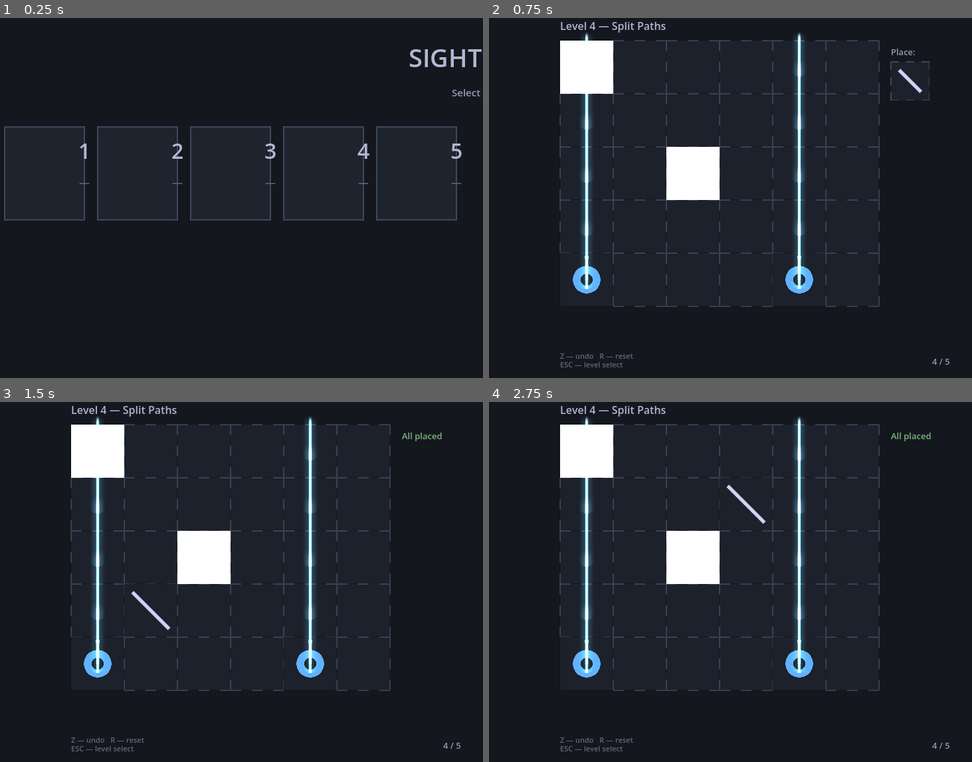
Above: before the commit, frames 1-4 (two rows, left to right).
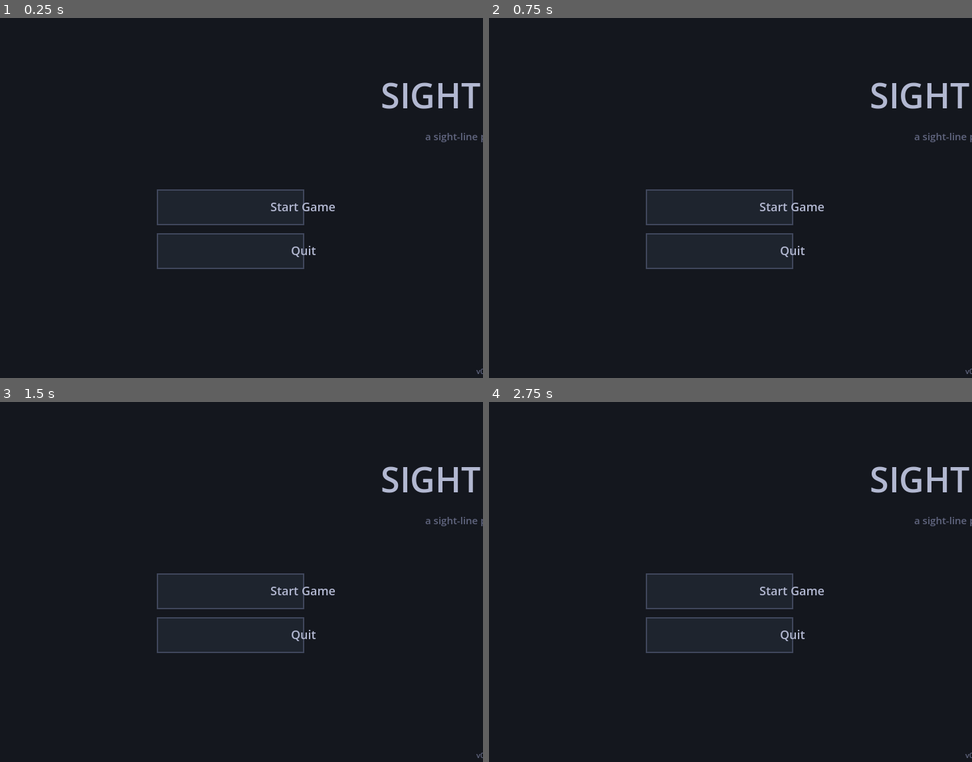
Above: after the commit, the same moments.

Repository: clusterrace/first-puzzle-game
Game: Godot game, scene res://scenes/MainMenu.tscn
The game is run twice, just before and just after one commit, with the same random seed, the same clock (stepped at 60 frames per second) and the same inputs. Before the commit the project starts from res://scenes/LevelSelect.tscn. Sound files missing from this copy of the repository are replaced by a short silence.
Inputs (mouse positions are in pixels of both pictures, inside the frame that each line leads up to):
- Up to frame 1 (0.25 s): no input
- Up to frame 2 (0.75 s): tap Enter at 0.5 s; move the mouse to (831, 169) at 0.52 s; tap Z at 0.6 s; click (831, 169) at 0.67 s
- Up to frame 3 (1.5 s): tap Space at 1.25 s; move the mouse to (130, 589) at 1.27 s; tap R at 1.35 s; click (130, 589) at 1.42 s
- Up to frame 4 (2.75 s): tap Enter at 2 s; move the mouse to (769, 484) at 2.02 s; tap Z at 2.1 s; click (769, 484) at 2.17 s

The runs differ from the first frame. In frame 1, 3.3% of the frame differs, in the area x 0-100%, y 8-99%; in frame 2, 10%; in frame 3, 10%; in frame 4, 10%, in the area x 14-100%, y 1-99%.

Commit message:
Add main menu scene and scene transition system (KAMA-30)
- scripts/SceneTransition.gd: CanvasLayer autoload — fade-to-black /
  scene-swap / fade-from-black via Tween. Registered in project.godot.
- scripts/MainMenuScreen.gd: pure _draw() main menu matching existing
  LevelSelectScreen conventions; Start Game (→ LevelSelect via
  SceneTransition) and Quit buttons with hover states.
- scenes/MainMenu.tscn: minimal Node2D scene wiring MainMenuScreen.gd.
- project.godot: main scene updated to MainMenu.tscn; SceneTransition
  registered as autoload alongside AudioManager / SaveManager / LevelManager.

Co-Authored-By: Paperclip <noreply@paperclip.ing>

Diff:
--- a/project.godot
+++ b/project.godot
@@ -7,7 +7,7 @@
 [application]
 
 config/name="Sight Lines"
-run/main_scene="res://scenes/LevelSelect.tscn"
+run/main_scene="res://scenes/MainMenu.tscn"
 config/features=PackedStringArray("4.6", "GL Compatibility")
 config/icon="res://icon.svg"
 
@@ -16,6 +16,7 @@
 AudioManager="*res://scripts/AudioManager.gd"
 SaveManager="*res://scripts/save/SaveManager.gd"
 LevelManager="*res://scripts/LevelManager.gd"
+SceneTransition="*res://scripts/SceneTransition.gd"
 
 [display]
 
--- /dev/null
+++ b/scenes/MainMenu.tscn
@@ -0,0 +1,6 @@
+[gd_scene load_steps=2 format=3 uid="uid://mainmenu001"]
+
+[ext_resource type="Script" path="res://scripts/MainMenuScreen.gd" id="1_menu"]
+
+[node name="MainMenu" type="Node2D"]
+script = ExtResource("1_menu")
--- a/scripts/AudioManager.gd
+++ b/scripts/AudioManager.gd
@@ -14,6 +14,7 @@
 var bus_master: int     = AudioServer.get_bus_index("Master")
 var bus_ui: int         = AudioServer.get_bus_index("UI")
 var bus_ambient: int    = AudioServer.get_bus_index("Ambient SFX")
+var bus_music: int      = AudioServer.get_bus_index("Music")
 
 # ── SFX Library (paths mapped to audio asset IDs) ─────────────────────────────
 var sfx_library: Dictionary = {
@@ -48,6 +49,9 @@
 var ducking_state: Dictionary = {}  # {bus_name: {target_db, fade_ms, start_time}}
 var is_in_win_state: bool = false
 
+# ── Music Player ──────────────────────────────────────────────────────────────
+var music_player: AudioStreamPlayer = null
+
 # ── Init ──────────────────────────────────────────────────────────────────────
 func _ready() -> void:
 	# Initialize active voice tracking
@@ -56,6 +60,9 @@
 
 	# Verify buses exist; create if missing
 	_ensure_buses()
+
+	# Create music player
+	_create_music_player()
 
 # ── Main API: Play SFX ────────────────────────────────────────────────────────
 func play_sfx(sfx_id: String, bus: String = "UI", volume_db: float = 0.0, pitch_scale: float = 1.0) -> void:
@@ -153,6 +160,7 @@
 		"Master": 0.0,
 		"UI": -8.0,
 		"Ambient SFX": -14.0,
+		"Music": -12.0,
 	}.get(bus_name, 0.0)
 
 	duck_bus(bus_name, nominal_db, fade_ms)
@@ -162,9 +170,10 @@
 	"""Call when puzzle is solved and win overlay appears."""
 	is_in_win_state = true
 
-	# Duck ambient SFX and UI to highlight win sound
+	# Duck background audio to highlight win sound
 	duck_bus("Ambient SFX", -20.0, 200)
 	duck_bus("UI", -11.0, 200)
+	duck_bus("Music", -20.0, 200)
 
 	# Play win sound
 	play_sfx("win", "Master", -4.0)
@@ -176,6 +185,7 @@
 	# Restore ducked buses
 	unduck_bus("Ambient SFX", 300)
 	unduck_bus("UI", 300)
+	unduck_bus("Music", 300)
 
 # ── Event Triggers (called from Game.gd) ──────────────────────────────────────
 func evt_piece_placed() -> void:
@@ -224,6 +234,35 @@
 	# Uncomment to enable; currently commented as optional
 	# play_sfx("hover", "UI", -16.0)
 	pass
+
+# ── Music Control (ambient loop) ──────────────────────────────────────────────
+func _create_music_player() -> void:
+	"""Create and configure the music player for ambient loop."""
+	if music_player:
+		music_player.queue_free()
+
+	music_player = AudioStreamPlayer.new()
+	music_player.bus = "Music"
+	music_player.volume_db = -12.0
+	music_player.stream = load("res://audio/music/ambient_loop.ogg")
+	add_child(music_player)
+
+func evt_music_start() -> void:
+	"""Start ambient music loop."""
+	if not music_player:
+		_create_music_player()
+
+	if music_player and not music_player.playing:
+		music_player.play()
+		print("AudioManager: Ambient music loop started")
+
+func evt_music_stop() -> void:
+	"""Stop ambient music loop with fade-out."""
+	if music_player and music_player.playing:
+		var tween = create_tween()
+		tween.tween_property(music_player, "volume_db", -80.0, 0.5)
+		tween.tween_callback(func(): if music_player: music_player.stop())
+		print("AudioManager: Ambient music loop stopped")
 
 # ── Bus Maintenance ──────────────────────────────────────────────────────────
 func _ensure_buses() -> void:
@@ -232,11 +271,19 @@
 		var new_bus: int = AudioServer.get_bus_count()
 		AudioServer.add_bus(new_bus)
 		AudioServer.set_bus_name(new_bus, "UI")
+		AudioServer.set_bus_volume_db(new_bus, -8.0)
 
 	if AudioServer.get_bus_index("Ambient SFX") == -1:
 		var new_bus: int = AudioServer.get_bus_count()
 		AudioServer.add_bus(new_bus)
 		AudioServer.set_bus_name(new_bus, "Ambient SFX")
+		AudioServer.set_bus_volume_db(new_bus, -14.0)
+
+	if AudioServer.get_bus_index("Music") == -1:
+		var new_bus: int = AudioServer.get_bus_count()
+		AudioServer.add_bus(new_bus)
+		AudioServer.set_bus_name(new_bus, "Music")
+		AudioServer.set_bus_volume_db(new_bus, -12.0)
 
 # ── Update Loop (for bus ducking automation) ──────────────────────────────────
 func _process(_delta: float) -> void:
--- /dev/null
+++ b/scripts/MainMenuScreen.gd
@@ -0,0 +1,104 @@
+# MainMenuScreen.gd — Sight Lines main menu (KAMA-30).
+#
+# Drawn entirely via _draw(), matching LevelSelectScreen conventions.
+# Zero Control nodes; layout is computed from viewport dimensions.
+# Buttons: Start Game (→ LevelSelect via SceneTransition) and Quit.
+extends Node2D
+
+# ── Layout ────────────────────────────────────────────────────────────────────
+const VIEWPORT_W : float = 760.0
+const VIEWPORT_H : float = 580.0
+
+const BTN_W : float = 220.0
+const BTN_H : float = 52.0
+
+# ── Colours ───────────────────────────────────────────────────────────────────
+const C_BG     := Color(0.08, 0.09, 0.12)
+const C_CARD   := Color(0.12, 0.14, 0.18)
+const C_HOVER  := Color(0.17, 0.20, 0.25)
+const C_BORDER := Color(0.25, 0.28, 0.36)
+const C_TITLE  := Color(0.70, 0.72, 0.82)
+const C_LABEL  := Color(0.58, 0.60, 0.70)
+const C_DIM    := Color(0.38, 0.40, 0.50)
+
+# ── State ─────────────────────────────────────────────────────────────────────
+var _hover_btn : int = -1   # 0 = Start Game, 1 = Quit; -1 = none
+var _font      : Font
+
+
+# ── Lifecycle ─────────────────────────────────────────────────────────────────
+
+func _ready() -> void:
+	_font = ThemeDB.fallback_font
+
+
+# ── Helpers ───────────────────────────────────────────────────────────────────
+
+func _btn_rect(idx: int) -> Rect2:
+	var bx := (VIEWPORT_W - BTN_W) / 2.0
+	var by := 295.0 + idx * (BTN_H + 14.0)
+	return Rect2(bx, by, BTN_W, BTN_H)
+
+
+# ── Input ─────────────────────────────────────────────────────────────────────
+
+func _input(event: InputEvent) -> void:
+	if event is InputEventMouseMotion:
+		var new_hover := -1
+		for i: int in range(2):
+			if _btn_rect(i).has_point(event.position):
+				new_hover = i
+				break
+		if new_hover != _hover_btn:
+			_hover_btn = new_hover
+			queue_redraw()
+
+	if event is InputEventMouseButton \
+			and event.pressed \
+			and event.button_index == MOUSE_BUTTON_LEFT:
+		for i: int in range(2):
+			if _btn_rect(i).has_point(event.position):
+				_on_btn_pressed(i)
+				return
+
+
+func _on_btn_pressed(idx: int) -> void:
+	match idx:
+		0: SceneTransition.change_scene("res://scenes/LevelSelect.tscn")
+		1: get_tree().quit()
+
+
+# ── Drawing ───────────────────────────────────────────────────────────────────
+
+func _draw() -> void:
+	draw_rect(Rect2(0, 0, VIEWPORT_W, VIEWPORT_H), C_BG)
+
+	# Game title
+	draw_string(_font,
+		Vector2(VIEWPORT_W / 2.0, 172.0),
+		"SIGHT LINES",
+		HORIZONTAL_ALIGNMENT_CENTER, VIEWPORT_W, 52, C_TITLE)
+
+	# Subtitle
+	draw_string(_font,
+		Vector2(VIEWPORT_W / 2.0, 220.0),
+		"a sight-line puzzle game",
+		HORIZONTAL_ALIGNMENT_CENTER, VIEWPORT_W, 15, C_DIM)
+
+	# Buttons
+	var btn_labels := ["Start Game", "Quit"]
+	for i: int in range(2):
+		var rect     := _btn_rect(i)
+		var is_hover := (i == _hover_btn)
+		draw_rect(rect, C_HOVER if is_hover else C_CARD)
+		draw_rect(rect, C_BORDER, false, 1.5)
+		draw_string(_font,
+			Vector2(rect.position.x + BTN_W / 2.0, rect.position.y + BTN_H * 0.62),
+			btn_labels[i],
+			HORIZONTAL_ALIGNMENT_CENTER, BTN_W, 18, C_TITLE)
+
+	# Version hint bottom-right
+	draw_string(_font,
+		Vector2(VIEWPORT_W - 10.0, VIEWPORT_H - 8.0),
+		"v0.1",
+		HORIZONTAL_ALIGNMENT_RIGHT, -1, 11, C_DIM)
--- /dev/null
+++ b/scripts/SceneTransition.gd
@@ -0,0 +1,32 @@
+# SceneTransition.gd — Sight Lines scene transition system (KAMA-30).
+#
+# Autoload singleton that lives on a CanvasLayer above all scenes.
+# Call change_scene(path) to trigger a fade-to-black / swap / fade-in
+# transition. Fire-and-forget: callers do not need to await.
+#
+# No class_name: autoloads are referenced by their autoload key only.
+extends CanvasLayer
+
+var _overlay : ColorRect
+
+
+func _ready() -> void:
+	layer = 128
+	_overlay = ColorRect.new()
+	_overlay.color = Color.BLACK
+	_overlay.position = Vector2.ZERO
+	_overlay.size = Vector2(760.0, 580.0)
+	_overlay.modulate.a = 0.0
+	_overlay.mouse_filter = Control.MOUSE_FILTER_IGNORE
+	add_child(_overlay)
+
+
+## Fade to black, swap scene, then fade from black.
+## Fire-and-forget — no need to await from the caller.
+func change_scene(path: String) -> void:
+	var tween := create_tween()
+	tween.tween_property(_overlay, "modulate:a", 1.0, 0.25)
+	await tween.finished
+	get_tree().change_scene_to_file(path)
+	tween = create_tween()
+	tween.tween_property(_overlay, "modulate:a", 0.0, 0.35)
Not shown, added: audio/AMBIENT_MUSIC_SPEC.md
Not shown, changed: audio/README.md
